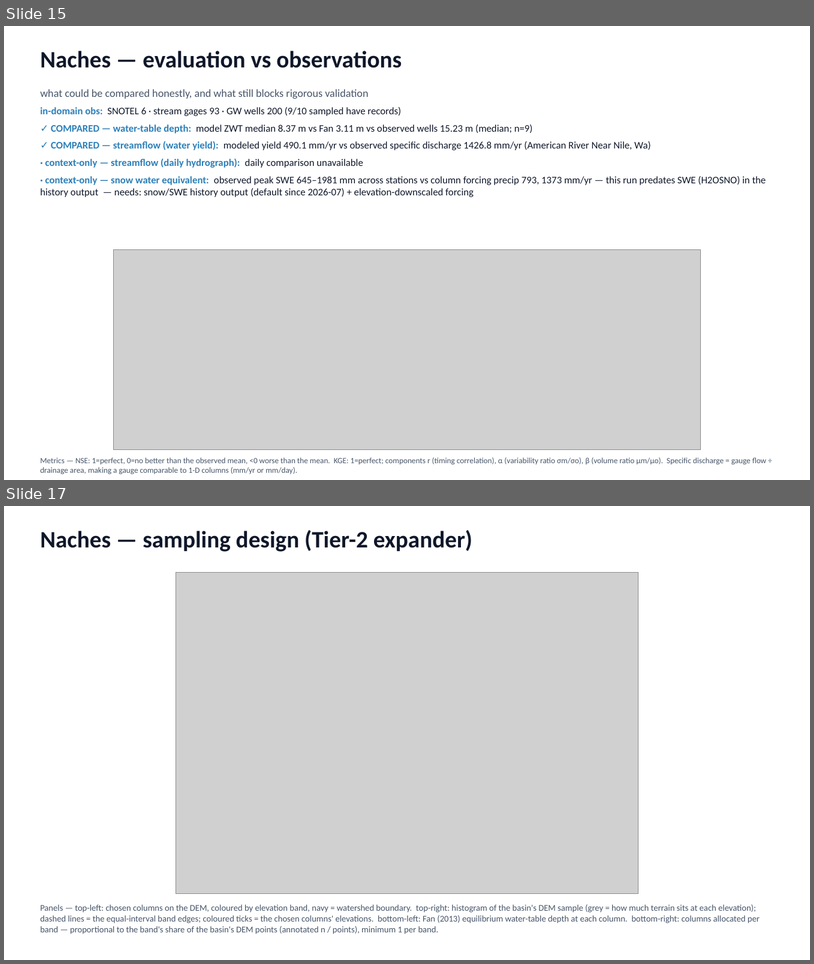
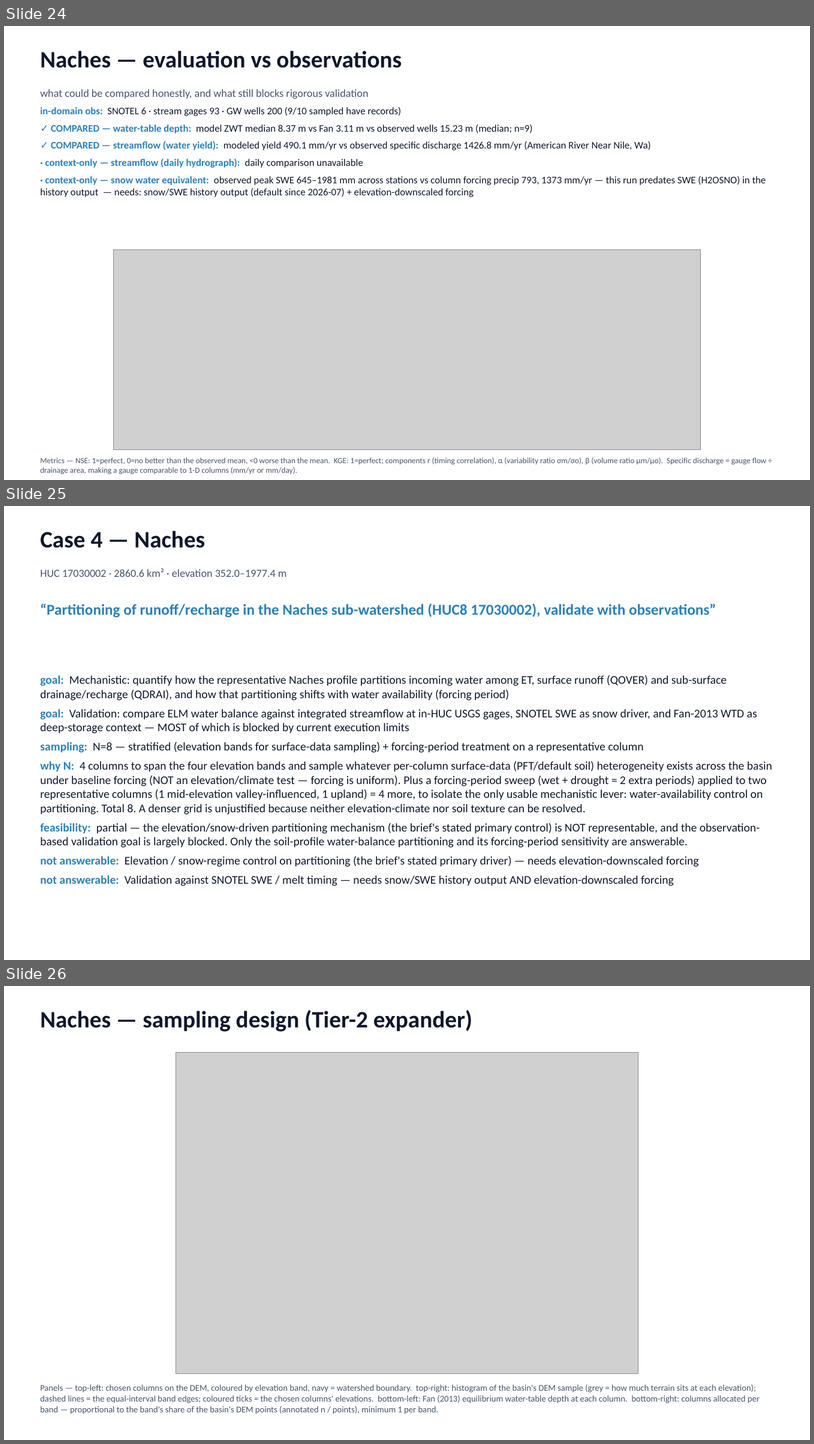
Before and after one commit to hoangtv1899/multi-agent-framework, a slide deck: docs/slides/story_20260705.pptx. Shown one above the other, each under a label of ours: slides 15 and 17 before the commit, slides 24, 25 and 26 after it; the slides between them are not shown. The pictures are 814x964 and 814x1444 pixels, drawn with LibreOffice and Linux fonts; fonts in the diff are those of the drawing; grey boxes stand for pictures. Boxes give left, top, right and bottom in pixels: in the first picture for what was removed or moved away, otherwise in the second. Text is boxed around its words. In the diff, an @@ line names an element or a change of style, - is before the commit and + after.

```diff
--- a/docs/slides/story_20260705.pptx
+++ b/docs/slides/story_20260705.pptx
@@ slide 25 added at box(4, 506, 810, 960), background #FFFFFF @@
@@ text added at box(40, 531, 205, 548), 28 pt, text #0F172A, bold @@
+Case 4 — Naches
@@ text added at box(40, 568, 287, 577), 13 pt, text #475569 @@
+HUC 17030002 · 2860.6 km² · elevation 352.0–1977.4 m
@@ text added at box(40, 603, 716, 618), 18 pt, text #2C7FB8, bold @@
+“Partitioning of runoff/recharge in the Naches sub-watershed (HUC8 17030002), validate with observations”
@@ text added at box(40, 675, 773, 886), 14 pt, text #0F172A @@
+goal: Mechanistic: quantify how the representative Naches profile partitions incoming water among ET, surface runoff (QOVER) and sub-surface drainage/recharge (QDRAI), and how that partitioning shifts with water availability (forcing period)
+goal: Validation: compare ELM water balance against integrated streamflow at in-HUC USGS gages, SNOTEL SWE as snow driver, and Fan-2013 WTD as deep-storage context — MOST of which is blocked by current execution limits
+sampling: N=8 — stratified (elevation bands for surface-data sampling) + forcing-period treatment on a representative column
+why N: 4 columns to span the four elevation bands and sample whatever per-column surface-data (PFT/default soil) heterogeneity exists across the basin under baseline forcing (NOT an elevation/climate test — forcing is uniform). Plus a forcing-period sweep (wet + drought = 2 extra periods) applied to two representative columns (1 mid-elevation valley-influenced, 1 upland) = 4 more, to isolate the only usable mechanistic lever: water-availability control on partitioning. Total 8. A denser grid is unjustified because neither elevation-climate nor soil texture can be resolved.
+feasibility: partial — the elevation/snow-driven partitioning mechanism (the brief's stated primary control) is NOT representable, and the observation-based validation goal is largely blocked. Only the soil-profile water-balance partitioning and its forcing-period sensitivity are answerable.
+not answerable: Elevation / snow-regime control on partitioning (the brief's stated primary driver) — needs elevation-downscaled forcing
+not answerable: Validation against SNOTEL SWE / melt timing — needs snow/SWE history output AND elevation-downscaled forcing
@@ what was slide 15 is now slide 24 @@
@@ what was slide 17 is now slide 26 @@
```
Also in this commit, not shown: 10 slides changed, 9 other slides added, 1 other file.
